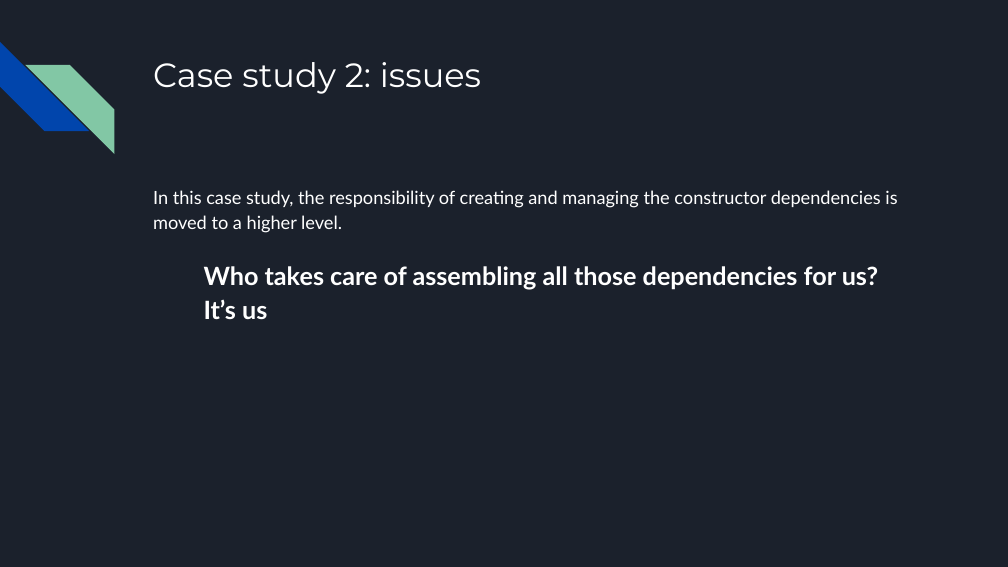
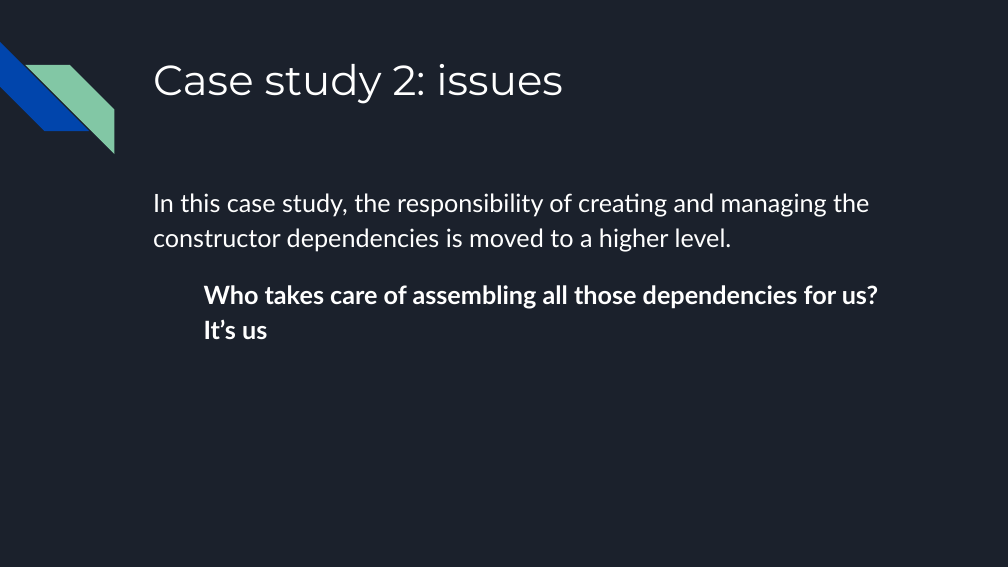
Before and after one commit to omrizloof/design-patterns, a slide deck: slide 10 of Dependency Injection.pptx. Drawn at 1008x567 pixels with LibreOffice and Linux fonts; fonts in the diff are those of the drawing. Boxes give left, top, right and bottom in pixels: in the first picture for what was removed or moved away, otherwise in the second. Text is boxed around its words. In the diff, an @@ line names an element or a change of style, - is before the commit and + after.

```diff
--- a/Dependency Injection.pptx
+++ b/Dependency Injection.pptx
@@ title "Case study 2: issues" at box(153, 64, 563, 104): size 24 to 30 pt @@
@@ text at box(153, 193, 869, 251): size 13 to 18 pt in "In this case study, the responsibility of ..." @@
```
Also in this commit, not shown: 8 other slides changed.
